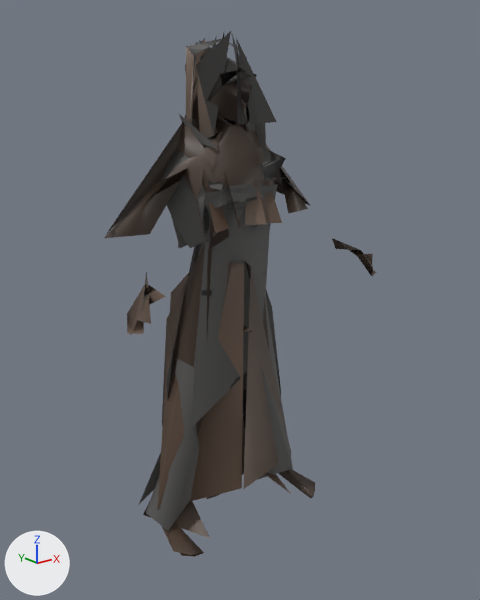
The glTF model content/generated/cook_mpfb_ashkin/lod3.glb, before and after one commit.
Before and after are seen from a 50 mm lens placed at (-1.57, -2.09, 1.78), pointed at (0.01, -0.12, 0.99). Arrows for +X, +Y and +Z are at lower left; the lights stay in place. The picture after the commit comes second. Vertices at exactly the same position are counted once.

Names of what the first picture shows: 'body.002'.
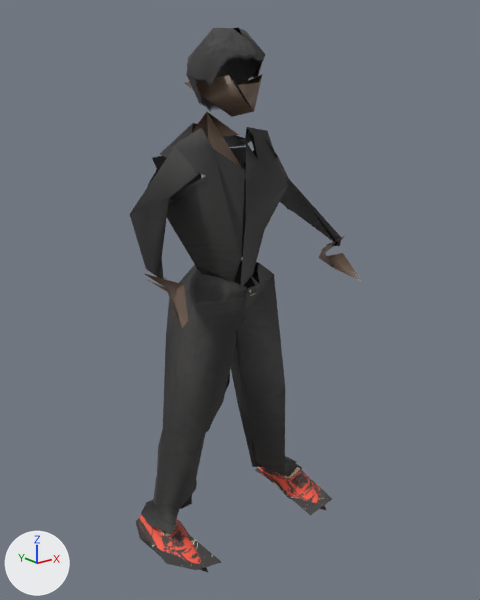
The change, as a list of edits to the scene's bpy script:
```text
Add img_atlas_0_male_casualsuit01_diffus:
    img_atlas_0_male_casualsuit01_diffus = load_image('atlas_0_male_casualsuit01_diffus', '_unpacked/atlas_0_male_casualsuit01_diffus', 512, 512, 'sRGB')
Add img_atlas_3_short02_diffuse:
    img_atlas_3_short02_diffuse = load_image('atlas_3_short02_diffuse', '_unpacked/atlas_3_short02_diffuse', 512, 512, 'sRGB')
Add img_atlas_2_shoes01_diffuse:
    img_atlas_2_shoes01_diffuse = load_image('atlas_2_shoes01_diffuse', '_unpacked/atlas_2_shoes01_diffuse', 512, 512, 'sRGB')
Change mat_cloth_001:
    where n5 = _N.new('ShaderNodeTexImage'); n5.name = 'Image Texture'
    n5.image: img_atlas_1_male_worksuit01_diffuse -> img_atlas_2_shoes01_diffuse
Change mat_hair:
    where n0 = _N.new('ShaderNodeBsdfPrincipled'); n0.name = 'Principled BSDF'
    add n0.inputs[2].default_value = 0.7  # 'Roughness'
    where n2 = _N.new('ShaderNodeMix'); n2.name = 'Mix'
    remove n2.inputs[7].default_value = (0.0103, 0.00857, 0.0075, 1.0)  # 'B', black #1a1715
    add n4 = _N.new('ShaderNodeMath'); n4.name = 'Math'
    add n4.operation = 'MULTIPLY'
    add n5 = _N.new('ShaderNodeTexImage'); n5.name = 'Image Texture'
    add n5.image = img_atlas_3_short02_diffuse
    where n3 = _N.new('ShaderNodeVertexColor'); n3.name = 'Color Attribute'
    remove _L.new(n3.outputs[0], n2.inputs[6])  # 'Color' to 'A'
    add _L.new(n4.outputs[0], n0.inputs[4])  # 'Value' to 'Alpha'
    add _L.new(n3.outputs[0], n2.inputs[7])  # 'Color' to 'B'
    add _L.new(n3.outputs[1], n4.inputs[1])  # 'Alpha' to 'Value'
    add _L.new(n5.outputs[0], n2.inputs[6])  # 'Color' to 'A'
    add _L.new(n5.outputs[1], n4.inputs[0])  # 'Alpha' to 'Value'
Add mat_cloth:
    mat_cloth = bpy.data.materials.new('cloth')
    # uses the picture img_atlas_0_male_casualsuit01_diffus
Change me_base_005:
    used by ob_body_002; location = (0.0, 0.0, 0.0)
    remove me_base_005.from_pydata(...)  # 336 vertices, 300 faces; spans x -0.6..0.6, y -0.36..0.19, z 0.0..2.0
    add me_base_005.from_pydata(...)  # 290 vertices, 297 faces; spans x -0.48..0.48, y -0.41..0.15, z -0.02..2.0
    me_base_005 part 1: the loose piece of 27 vertices spanning x -0.28..0.29, y -0.17..0.08, z 1.21..1.69 is rebuilt with 41 vertices and now spans x -0.26..0.32, y -0.19..0.14, z 1.04..1.67, in mat_cloth
    me_base_005 part 2: the loose piece of 25 vertices spanning x -0.38..0.33, y -0.16..0.03, z 0.07..1.44 is rebuilt with 43 vertices and now spans x -0.39..0.02, y -0.17..0.13, z 0.06..1.12, in mat_cloth
    me_base_005 part 3: the loose piece of 14 vertices spanning x -0.08..0.09, y -0.18..0.11, z 1.67..1.97 is rebuilt with 32 vertices and now spans x -0.13..0.01, y -0.22..0.1, z 1.7..2.0, in mat_hair
    me_base_005 part 4: the loose piece of 10 vertices spanning x -0.36..0.36, y -0.19..0.1, z 0.15..1.16 is rebuilt with 31 vertices and now spans x 0.0..0.42, y -0.18..0.15, z 0.05..1.12, in mat_cloth
    me_base_005 part 5: the loose piece of 10 vertices spanning x 0.24..0.39, y -0.28..0.12, z 0.03..0.2 is rebuilt with 6 vertices and now spans x 0.27..0.43, y -0.1..0.09, z 0.02..0.2, in mat_cloth_001
    me_base_005 part 6: 9 loose pieces with 66 vertices, spanning x -0.6..0.6, y -0.36..0.09, z 0.0..1.95, are deleted
    me_base_005 part 7: 184 vertices removed from x -0.5..0.5, y -0.28..0.19, z 0.03..2.0; 137 vertices added at x -0.48..0.48, y -0.41..0.12, z -0.02..2.0
    add me_base_005.materials.append(mat_cloth)
```

Changed parts and their boxes (x1, y1, x2, y2) in the pictures (480 x 600 px; the box of a moved part takes in the faces that stretch with it):
'body.002', surface changed, reshaped (15% narrower)
    before: (104, 31, 377, 557)
    after: (130, 27, 361, 573)
part 1 of me_base_005, rebuilt (22% wider, 26% taller)
    before: (161, 117, 276, 248)
    after: (148, 123, 288, 288)
part 2 of me_base_005, rebuilt (28% narrower, 22% shorter)
    before: (146, 184, 293, 531)
    after: (141, 265, 247, 534)
part 3 of me_base_005, rebuilt (20% wider)
    before: (199, 40, 257, 122)
    after: (186, 28, 256, 112)
part 4 of me_base_005, rebuilt
    before: (157, 260, 291, 510)
    after: (205, 260, 296, 476)
part 5 of me_base_005, rebuilt (mostly hidden afterwards)
    before: (278, 469, 315, 498)
    after: (285, 456, 302, 476)
part 6 of me_base_005, deleted
    before: (127, 42, 377, 499)
part 7 of me_base_005, moved or reshaped
    before: (104, 31, 311, 557)
    after: (130, 27, 361, 573)
